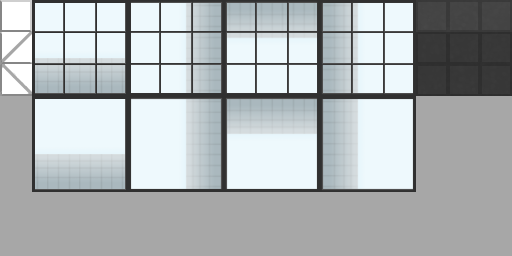
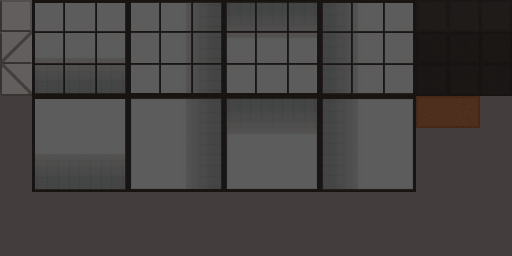
Layered file, before and after one edit (w=512, h=256). Changes by layer:
added group "wooden-floor" with 7 layers above "door-east" over [0, 0, 512, 256]
added layer "lightness" (multiply, 55%) in group "wooden-floor" over [0, 0, 512, 256]
added layer "shadow" (darken, 20%) in group "wooden-floor" over [0, 0, 512, 256]
added layer "Ebenengruppe-Kopie" (15%) in group "wooden-floor" over [416, 96, 480, 128]
added layer "Ebenengruppe" (darken, 17%) in group "wooden-floor" over [416, 96, 480, 128]
added layer "foundation" in group "wooden-floor" over [416, 96, 480, 128]
